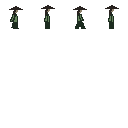
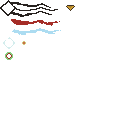
Layers edited between the first and the second 128px x 128px image:
showed group "UI #1" (2 layers) over bbox(0, 0, 75, 60)
painted on "UI" over bbox(66, 5, 75, 11)
hid group "Araci #1" (1 layers) over bbox(9, 5, 119, 29)
